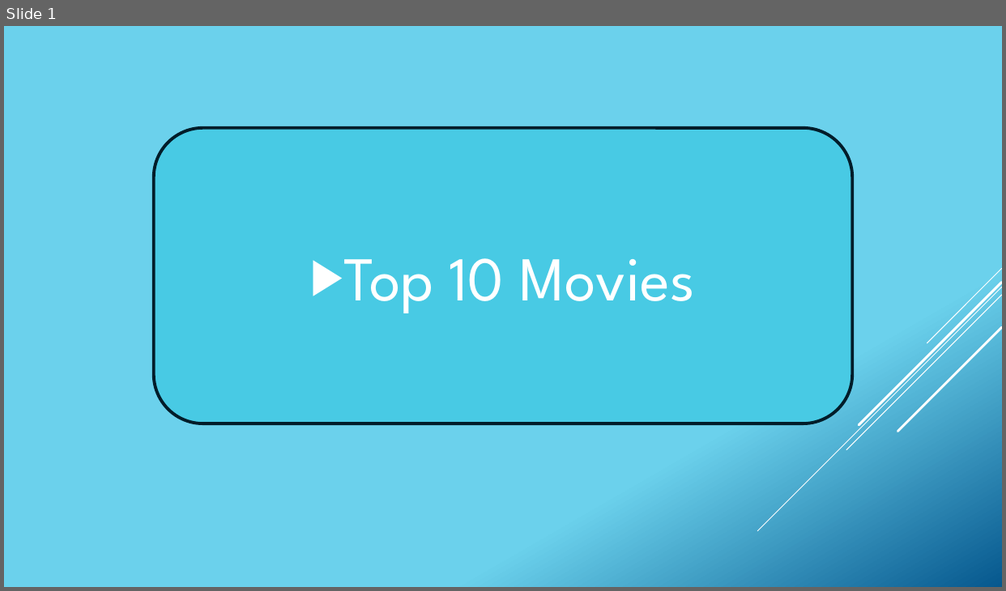
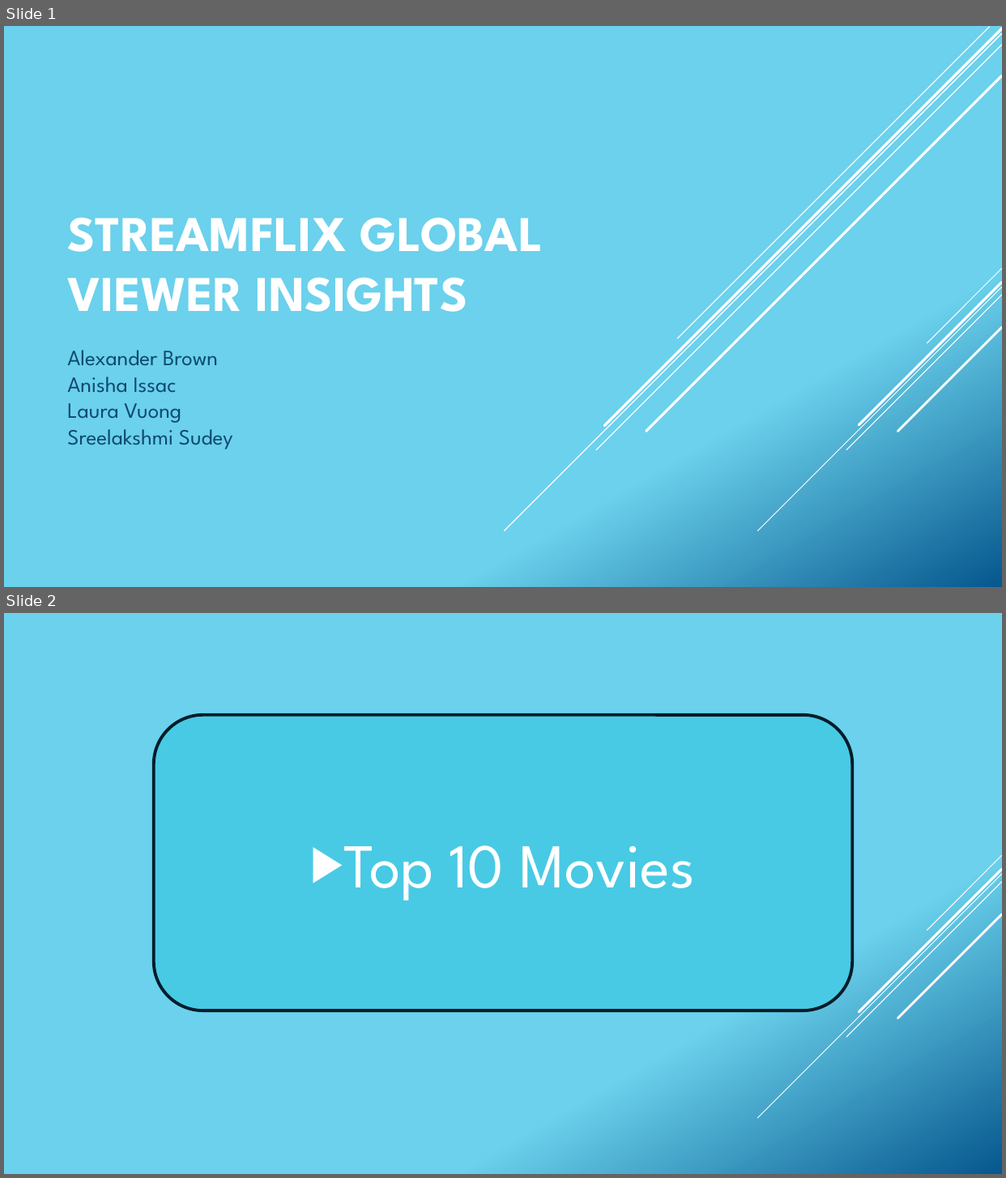
Before and after one commit to fivelidz/data-analytics-project, a slide deck: presentation/Presentation_Laura.pptx. Shown one above the other, each under a label of ours: slide 1 before the commit, slides 1 and 2 after it. The pictures are 1006x591 and 1006x1178 pixels, drawn with LibreOffice and Linux fonts; fonts in the diff are those of the drawing. Boxes give left, top, right and bottom in pixels: in the first picture for what was removed or moved away, otherwise in the second. Text is boxed around its words. In the diff, an @@ line names an element or a change of style, - is before the commit and + after.

```diff
--- a/presentation/Presentation_Laura.pptx
+++ b/presentation/Presentation_Laura.pptx
@@ slide 1 added at (4,26,1002,587), background gradient #6ED2EB to #06588E; not listed: 5 template elements that a slide beside it also shows @@
@@ line added from (1002, 33) to (504, 531), #FFFFFF 1 pt @@
@@ line added from (1002, 45) to (596, 450), #FFFFFF 1 pt @@
@@ line added from (1002, 29) to (604, 426), #FFFFFF 2.5 pt @@
@@ line added from (989, 27) to (678, 339), #FFFFFF 1 pt @@
@@ line added from (1002, 76) to (646, 432), #FFFFFF 2.5 pt @@
@@ title added at (67,217,543,312), 48 pt, text #FFFFFF, bold @@
+STREAMFLIX GLOBAL VIEWER INSIGHTS
@@ subtitle added at (67,350,233,450), 21 pt, text #0F496F @@
+Alexander Brown
+Anisha Issac
+Laura Vuong
+Sreelakshmi Sudey
@@ what was slide 1 is now slide 2 @@
```
Also in this commit, not shown: 12 other slides added, 2 other files.
